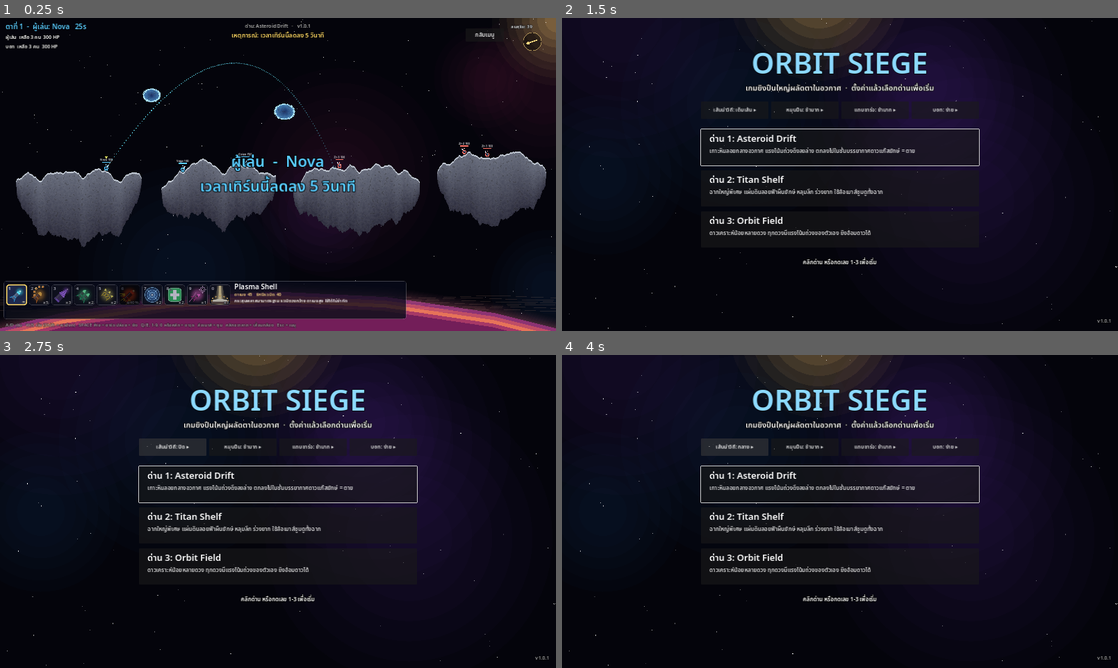
Above: before the commit, frames 1-4 (two rows, left to right).
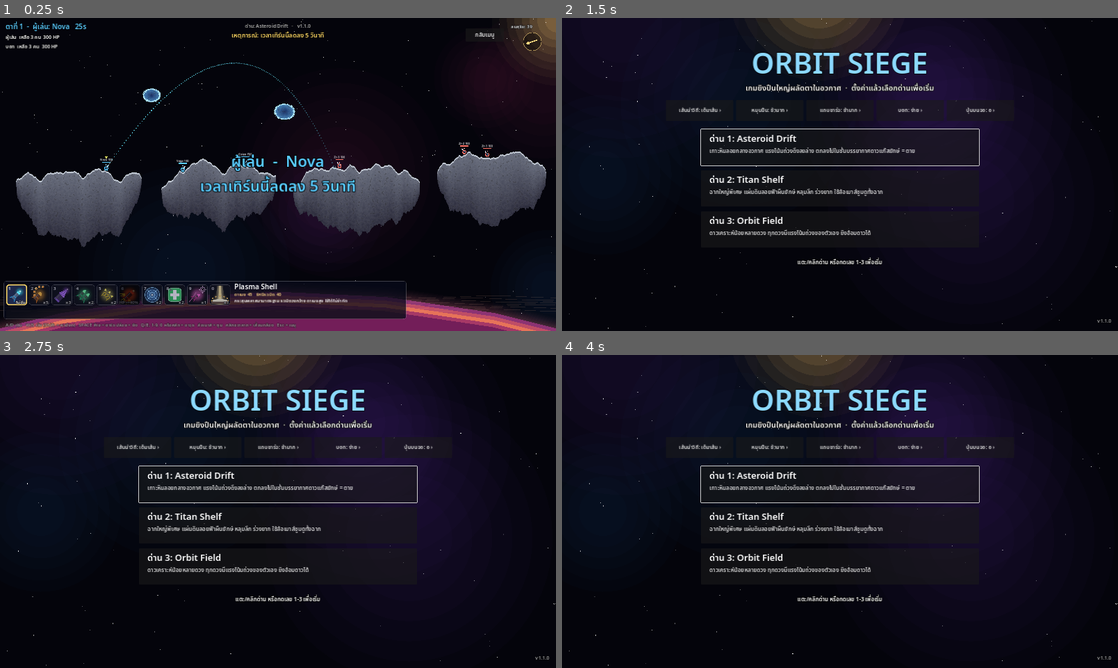
Above: after the commit, the same moments.

Repository: Pid924/OrbitSiege
Game: Godot game, scene res://scenes/main.tscn
The game is run twice, just before and just after one commit, with the same random seed, the same clock (stepped at 60 frames per second) and the same inputs. This scene is started directly instead of the project's main scene.
Inputs (mouse positions are in pixels of both pictures, inside the frame that each line leads up to):
- Up to frame 1 (0.25 s): no input
- Up to frame 2 (1.5 s): tap Enter at 0.5 s; move the mouse to (962, 158) at 0.52 s; hold D 0.53-1.25 s; hold Shift 0.53-1.25 s; click (962, 158) at 0.67 s; tap Space at 0.77, 1.07 s; tap E at 0.8 s; click "กลับเมนู" at 1.25 s
- Up to frame 3 (2.75 s): click (172, 445) at 2 s, where only the run before the commit has a clickable "เส้นนำวิถี: เต็มเส้น ▸"
- Up to frame 4 (4 s): click (734, 445) at 2.75 s, where only the run before the commit has a clickable "เส้นนำวิถี: ปิด ▸"; click (734, 445) at 3.5 s, where only the run before the commit has a clickable "เส้นนำวิถี: สั้น ▸"

The runs differ from the first frame. In frame 1, less than 0.1% of the frame differs, in the area x 2-56%, y 2-92%; in frame 2, 0.7%; in frame 3, 0.7%, in the area x 21-99%, y 26-98%; in frame 4, 0.7%.

Commit message:
1.1.0: play on mobile with touch controls
On-screen walk/aim/fire buttons, big weapon picker, touch pan and pinch zoom,
replay button, touch option and fullscreen in menu, rotate-to-landscape hint.

Co-Authored-By: Claude Opus 5.5 <noreply@anthropic.com>
Claude-Session: https://claude.ai/code/session_01Lo9zaQgDYn7BjieRUw61Dn

Diff:
--- a/project.godot
+++ b/project.godot
@@ -5,7 +5,7 @@
 
 config/name="Orbit Siege"
 config/description="Turn-based space artillery prototype."
-config/version="1.0.1"
+config/version="1.1.0"
 run/main_scene="res://scenes/menu.tscn"
 config/features=PackedStringArray("4.2", "GL Compatibility")
 
--- a/scripts/controllers/player_controller.gd
+++ b/scripts/controllers/player_controller.gd
@@ -10,6 +10,11 @@
 var unit = null
 var charging := false
 var charge := 0.0
+# Held on-screen buttons (touch UI). They feed the same commands as the keys.
+var touch_walk := 0
+var touch_aim := 0
+var touch_fire := false
+var touch_fine := false
 
 
 func setup(game_ref, team_id: int) -> void:
@@ -27,6 +32,7 @@
 	unit = null
 	charging = false
 	charge = 0.0
+	touch_fire = false
 
 
 func _physics_process(delta: float) -> void:
@@ -37,6 +43,7 @@
 		walk -= 1
 	if Input.is_physical_key_pressed(KEY_D) or Input.is_physical_key_pressed(KEY_RIGHT):
 		walk += 1
+	walk = clampi(walk + touch_walk, -1, 1)
 	if walk != 0 and not charging:
 		game.submit_command({"type": "walk", "team": team, "dir": walk})
 
@@ -45,13 +52,14 @@
 		aim -= 1.0
 	if Input.is_physical_key_pressed(KEY_S) or Input.is_physical_key_pressed(KEY_DOWN):
 		aim += 1.0
+	aim = clampf(aim + touch_aim, -1.0, 1.0)
 	if aim != 0.0:
 		var speed: float = GameSettings.AIM_OPTIONS[GameSettings.aim_speed][1]
-		if Input.is_physical_key_pressed(KEY_SHIFT):
+		if Input.is_physical_key_pressed(KEY_SHIFT) or touch_fine:
 			speed *= 0.25
 		game.submit_command({"type": "aim", "team": team, "angle": unit.aim_angle + aim * speed * delta})
 
-	if Input.is_physical_key_pressed(KEY_SPACE):
+	if Input.is_physical_key_pressed(KEY_SPACE) or touch_fire:
 		charging = true
 		charge = minf(1.0, charge + delta / GameSettings.CHARGE_OPTIONS[GameSettings.charge_speed][1])
 		game.submit_command({"type": "charge", "team": team, "value": charge})
@@ -65,19 +73,27 @@
 		return
 	if not (event is InputEventKey and event.pressed and not event.echo):
 		return
+	var step := 0
 	var index: int = game.team_weapon[team]
 	match event.physical_keycode:
 		KEY_Q:
-			index -= 1
+			step = -1
 		KEY_E, KEY_TAB:
-			index += 1
+			step = 1
 		_:
 			var n: int = 9 if event.physical_keycode == KEY_0 else event.physical_keycode - KEY_1
 			if n < 0 or n >= Weapons.LIST.size():
 				return
 			index = n
-	# Q/E skip weapons that cannot be used right now.
-	var step := 1 if event.physical_keycode in [KEY_E, KEY_TAB] else (-1 if event.physical_keycode == KEY_Q else 0)
+	cycle_weapon(step, index)
+
+
+## step -1/+1 cycles and skips weapons that cannot be used right now; step 0 picks `index`.
+func cycle_weapon(step: int, index := -1) -> void:
+	if unit == null or not game.is_turn_of(team):
+		return
+	if step != 0:
+		index = game.team_weapon[team] + step
 	for i in Weapons.LIST.size():
 		if step == 0 or game.weapon_available(team, Weapons.LIST[posmod(index, Weapons.LIST.size())]):
 			break
--- a/scripts/game/camera_rig.gd
+++ b/scripts/game/camera_rig.gd
@@ -1,5 +1,6 @@
 extends Camera2D
 ## Follows whatever the match points it at. Mouse wheel zooms, right-drag pans.
+## On touch screens one finger on empty space pans and two fingers pinch to zoom.
 
 var target := Vector2.ZERO
 var world := Rect2(0, 0, 1600, 900)
@@ -8,6 +9,8 @@
 var _dragging := false
 var _min_zoom := 0.5
 var _bias := Vector2.ZERO
+var _touches := {}  # finger index -> screen position, only fingers that started on empty space
+var _pinch_dist := 0.0
 
 
 ## `bias` shifts the view from the followed point, e.g. down so the deadly abyss stays in sight.
@@ -41,13 +44,42 @@
 	offset = Vector2(randf_range(-1, 1), randf_range(-1, 1)) * shake
 
 
+func _zoom_by(factor: float) -> void:
+	zoom = (zoom * factor).clamp(Vector2.ONE * _min_zoom, Vector2.ONE * 1.4)
+
+
 func _unhandled_input(event: InputEvent) -> void:
+	if event is InputEventScreenTouch:
+		if event.pressed:
+			_touches[event.index] = event.position
+		else:
+			_touches.erase(event.index)
+		_pinch_dist = _finger_distance()
+		return
+	if event is InputEventScreenDrag:
+		if not _touches.has(event.index):
+			return
+		_touches[event.index] = event.position
+		if _touches.size() >= 2:
+			var d := _finger_distance()
+			# Ignore fingers that almost touch: the ratio jumps wildly there.
+			if _pinch_dist > 40.0 and d > 40.0:
+				_zoom_by(clampf(d / _pinch_dist, 0.8, 1.25))
+			_pinch_dist = d
+		else:
+			_pan -= event.relative / zoom
+		return
 	if event is InputEventMouseButton:
 		if event.button_index == MOUSE_BUTTON_WHEEL_UP and event.pressed:
-			zoom = (zoom * 1.1).clamp(Vector2.ONE * _min_zoom, Vector2.ONE * 1.4)
+			_zoom_by(1.1)
 		elif event.button_index == MOUSE_BUTTON_WHEEL_DOWN and event.pressed:
-			zoom = (zoom / 1.1).clamp(Vector2.ONE * _min_zoom, Vector2.ONE * 1.4)
+			_zoom_by(1.0 / 1.1)
 		elif event.button_index == MOUSE_BUTTON_RIGHT:
 			_dragging = event.pressed
 	elif event is InputEventMouseMotion and _dragging:
 		_pan -= event.relative / zoom
+
+
+func _finger_distance() -> float:
+	var points := _touches.values()
+	return points[0].distance_to(points[1]) if points.size() >= 2 else 0.0
--- a/scripts/game/game_settings.gd
+++ b/scripts/game/game_settings.gd
@@ -24,7 +24,7 @@
 
 ## How much of the predicted flight path the human player sees, in seconds of flight.
 const GUIDE_OPTIONS := [["ปิด", 0.0], ["สั้น", 0.35], ["กลาง", 0.9], ["ยาว", 2.0], ["เต็มเส้น", 12.0]]
-const VERSION := "1.0.1"
+const VERSION := "1.1.0"
 
 ## [label, seconds to fill the charge bar] for the human player.
 const CHARGE_OPTIONS := [["ช้ามาก", 5.0], ["ช้า", 3.6], ["ปกติ", 2.6], ["เร็ว", 1.6]]
@@ -38,3 +38,14 @@
 static var bot_level := 0  # easy
 static var charge_speed := 0  # slowest
 static var aim_speed := 0  # slowest
+## On-screen touch controls: auto (touchscreen detected), always on, off.
+const TOUCH_OPTIONS := ["อัตโนมัติ", "เปิด", "ปิด"]
+static var touch_ui := 0
+
+
+static func use_touch() -> bool:
+	if touch_ui == 1 or "--touch" in OS.get_cmdline_user_args():
+		return true
+	if touch_ui == 2:
+		return false
+	return DisplayServer.is_touchscreen_available()
--- a/scripts/ui/hud.gd
+++ b/scripts/ui/hud.gd
@@ -4,6 +4,7 @@
 
 const Weapons := preload("res://scripts/sim/weapons.gd")
 const GameSettings := preload("res://scripts/game/game_settings.gd")
+const TouchControls := preload("res://scripts/ui/touch_controls.gd")
 
 const CARD_SIZE := Vector2(60, 60)
 const PANEL_WIDTH := 1160.0
@@ -24,6 +25,10 @@
 var weapon_stats: Label
 var weapon_desc: Label
 var _banner_time := 0.0
+var touch := false
+var touch_controls: Control
+var current_card: Button
+var replay_button: Button
 
 
 class WindGauge extends Control:
@@ -47,9 +52,17 @@
 	game.turn_started.connect(_on_turn_started)
 	game.game_over.connect(_on_game_over)
 	stage_label.text = "ด่าน: %s   ·   v%s" % [GameSettings.STAGES[game.stage].name, GameSettings.VERSION]
+	if touch:
+		touch_controls = TouchControls.new()
+		add_child(touch_controls)
+		move_child(touch_controls, 0)
+		var player = game.controllers[0] if not game.autoplay else null
+		touch_controls.setup(game, player)
+		touch_controls.visible = player != null
 
 
 func _ready() -> void:
+	touch = GameSettings.use_touch()
 	info = _label(Vector2(16, 10), 20)
 	teams_label = _label(Vector2(16, 44), 14)
 	stage_label = _label(Vector2(640, 12), 14)
@@ -62,7 +75,7 @@
 	event_label.add_theme_color_override("font_color", Color(1, 0.85, 0.4))
 	help = _label(Vector2(16, 872), 13)
 	help.modulate = Color(1, 1, 1, 0.6)
-	help.text = "A/D เดิน   W/S เล็ง (Shift = ละเอียด)    …(119 unchanged characters)…
+	help.text = "ปุ่มซ้าย/ขวา = เดิน   ปุ่มขึ้น/ลง = เล็ง   กดค้างปุ่มยิง = ชาร์จ ปล่อย = ยิง   แตะรูปอาวุธ = เปลี่ยน   ลากจอ = เลื่อนกล้อง   สองนิ้วถ่าง = ซูม" if touch else "A/D เดิน   W/S เล็ง (Shift = ละเอียด)    …(119 unchanged characters)…
 
 	var menu_button := Button.new()
 	menu_button.text = "กลับเมนู"
@@ -70,6 +83,10 @@
 	menu_button.size = Vector2(110, 38)
 	menu_button.focus_mode = Control.FOCUS_NONE
 	menu_button.add_theme_font_size_override("font_size", 16)
+	if touch:
+		menu_button.position = Vector2(1300, 24)
+		menu_button.size = Vector2(150, 64)
+		menu_button.add_theme_font_size_override("font_size", 22)
 	menu_button.pressed.connect(func(): game.go_to_menu())
 	add_child(menu_button)
 
@@ -90,11 +107,25 @@
 	banner.add_theme_constant_override("outline_size", 8)
 	add_child(banner)
 
+	replay_button = Button.new()
+	replay_button.text = "เล่นอีกครั้ง"
+	replay_button.position = Vector2(640, 540)
+	replay_button.size = Vector2(320, 90)
+	replay_button.focus_mode = Control.FOCUS_NONE
+	replay_button.add_theme_font_size_override("font_size", 32)
+	replay_button.visible = false
+	replay_button.pressed.connect(func(): get_tree().reload_current_scene())
+	add_child(replay_button)
+
 
 func _build_weapon_panel() -> void:
 	var panel := Panel.new()
 	panel.position = Vector2(10, 756)
 	panel.size = Vector2(PANEL_WIDTH, 110)
+	if touch:
+		# Phones: one big card for the current weapon; tapping it opens the full picker.
+		panel.position = Vector2(300, 756)
+		panel.size = Vector2(946, 110)
 	var style := StyleBoxFlat.new()
 	style.bg_color = Color(0.03, 0.04, 0.1, 0.75)
 	style.border_color = Color(1, 1, 1, 0.12)
@@ -115,6 +146,7 @@
 		card.tooltip_text = w.name
 		card.pressed.connect(_on_card_pressed.bind(i))
 		panel.add_child(card)
+		card.visible = not touch
 		var key := Label.new()
 		key.text = str((i + 1) % 10)
 		key.position = Vector2(6, 2)
@@ -134,6 +166,28 @@
 		weapon_cards.append(card)
 
 	var text_x := 8 + Weapons.LIST.size() * (CARD_SIZE.x + 5) + 6
+	if touch:
+		current_card = Button.new()
+		current_card.position = Vector2(8, 8)
+		current_card.size = Vector2(94, 94)
+		current_card.expand_icon = true
+		current_card.icon_alignment = HORIZONTAL_ALIGNMENT_CENTER
+		current_card.focus_mode = Control.FOCUS_NONE
+		current_card.add_theme_stylebox_override("normal", _card_style(true))
+		current_card.add_theme_stylebox_override("hover", _card_style(true))
+		current_card.pressed.connect(func(): touch_controls.open_picker())
+		panel.add_child(current_card)
+		var swap := Label.new()
+		swap.text = "แตะเปลี่ยน"
+		swap.position = Vector2(0, 74)
+		swap.size = Vector2(94, 18)
+		swap.horizontal_alignment = HORIZONTAL_ALIGNMENT_CENTER
+		swap.add_theme_font_size_override("font_size", 12)
+		swap.add_theme_color_override("font_outline_color", Color.BLACK)
+		swap.add_theme_constant_override("outline_size", 3)
+		swap.mouse_filter = Control.MOUSE_FILTER_IGNORE
+		current_card.add_child(swap)
+		text_x = 114
 	weapon_name = Label.new()
 	weapon_name.position = Vector2(text_x, 2)
 	weapon_name.add_theme_font_size_override("font_size", 20)
@@ -145,7 +199,7 @@
 	panel.add_child(weapon_stats)
 	weapon_desc = Label.new()
 	weapon_desc.position = Vector2(text_x, 46)
-	weapon_desc.size = Vector2(PANEL_WIDTH - text_x - 10, 40)
+	weapon_desc.size = Vector2(panel.size.x - text_x - 10, 40)
 	weapon_desc.autowrap_mode = TextServer.AUTOWRAP_WORD_SMART
 	weapon_desc.add_theme_font_size_override("font_size", 13)
 	panel.add_child(weapon_desc)
@@ -153,6 +207,9 @@
 	power_bar = ProgressBar.new()
 	power_bar.position = Vector2(8, 82)
 	power_bar.size = Vector2(PANEL_WIDTH - 16, 14)
+	if touch:
+		power_bar.position = Vector2(text_x, 86)
+		power_bar.size = Vector2(panel.size.x - text_x - 10, 16)
 	power_bar.max_value = 1.0
 	power_bar.step = 0.0
 	power_bar.show_percentage = false
@@ -189,15 +246,17 @@
 	weapon_name.text = w.name
 	weapon_stats.text = _stats_text(w)
 	weapon_desc.text = w.desc
+	if current_card:
+		current_card.icon = load(w.icon)
 	var view_team: int = 0 if not game.autoplay else game.current_team
 	for i in weapon_cards.size():
 		var id: String = Weapons.LIST[i]
 		var selected: bool = id == current
 		var left: int = game.ammo_left(view_team, id)
 		var usable: bool = game.weapon_available(view_team, id) if game.current_team == view_team else left != 0
-		ammo_labels[i].text = "∞" if left < 0 else "x%d" % left
+		ammo_labels[i].text = "ไม่อั้น" if left < 0 else "x%d" % left
 		if Weapons.get_def(id).has("hp_ratio_max") and not usable and left != 0:
-			ammo_labels[i].text = "≤40%"
+			ammo_labels[i].text = "HP<=40%"
 		weapon_cards[i].modulate = Color(1, 1, 1) if selected else (Color(0.7, 0.7, 0.75) if usable else Color(0.3, 0.3, 0.35))
 		weapon_cards[i].add_theme_stylebox_override("normal", _card_style(selected))
 		weapon_cards[i].add_theme_stylebox_override("hover", _card_style(selected, true))
@@ -209,7 +268,7 @@
 				hp += unit.hp
 		var line := "%s  เหลือ %d คน  %d HP" % [game.TEAM_NAMES[team], game.alive_count(team), hp]
 		if game.team_boost[team] > 0.0:
-			line += "   ⚡ นัดถัดไปแรงขึ้น %d%%" % int(game.team_boost[team] * 100)
+			line += "   (+) นัดถัดไปแรงขึ้น %d%%" % int(game.team_boost[team] * 100)
 		lines.append(line)
 	teams_label.text = "\n".join(lines)
 	wind_gauge.wind = game.physics.wind
@@ -266,10 +325,15 @@
 
 
 func _on_game_over(winner: int) -> void:
+	replay_button.visible = true
+	if touch_controls:
+		touch_controls.visible = false
 	if winner < 0:
 		banner.text = "เสมอ!   กด R เพื่อเล่นอีกครั้ง"
 	elif winner == 0:
 		banner.text = "ชนะแล้ว!   กด R เพื่อเล่นอีกครั้ง"
 	else:
 		banner.text = "บอทชนะ   กด R เพื่อเล่นอีกครั้ง"
+	if touch:
+		banner.text = banner.text.split("   ")[0]
 	banner.modulate = Color.WHITE
--- a/scripts/ui/menu.gd
+++ b/scripts/ui/menu.gd
@@ -8,6 +8,7 @@
 var bot_button: Button
 var charge_button: Button
 var aim_button: Button
+var touch_button: Button
 
 
 func _ready() -> void:
@@ -25,27 +26,44 @@
 	ui.add_child(title)
 	ui.add_child(_label("เกมยิงปืนใหญ่ผลัดตาในอวกาศ  ·  ตั้งค่าแล้วเลือกด่านเพื่อเริ่ม", Vector2(0, 185), 22))
 
-	guide_button = _option_button(Vector2(400, 240))
+	guide_button = _option_button(Vector2(299, 236))
 	guide_button.pressed.connect(func():
 		GameSettings.guide = (GameSettings.guide + 1) % GameSettings.GUIDE_OPTIONS.size()
 		_refresh_options())
 	ui.add_child(guide_button)
-	aim_button = _option_button(Vector2(602, 240))
+	aim_button = _option_button(Vector2(501, 236))
 	aim_button.pressed.connect(func():
 		GameSettings.aim_speed = (GameSettings.aim_speed + 1) % GameSettings.AIM_OPTIONS.size()
 		_refresh_options())
 	ui.add_child(aim_button)
-	charge_button = _option_button(Vector2(804, 240))
+	charge_button = _option_button(Vector2(703, 236))
 	charge_button.pressed.connect(func():
 		GameSettings.charge_speed = (GameSettings.charge_speed + 1) % GameSettings.CHARGE_OPTIONS.size()
 		_refresh_options())
 	ui.add_child(charge_button)
-	bot_button = _option_button(Vector2(1006, 240))
+	bot_button = _option_button(Vector2(905, 236))
 	bot_button.pressed.connect(func():
 		GameSettings.bot_level = (GameSettings.bot_level + 1) % GameSettings.BOT_LEVELS.size()
 		_refresh_options())
 	ui.add_child(bot_button)
+	touch_button = _option_button(Vector2(1107, 236))
+	touch_button.pressed.connect(func():
+		GameSettings.touch_ui = (GameSettings.touch_ui + 1) % GameSettings.TOUCH_OPTIONS.size()
+		_refresh_options())
+	ui.add_child(touch_button)
 	_refresh_options()
+
+	if OS.has_feature("web"):
+		# Phones: full screen hides the browser bars; Android also locks to landscape.
+		var full := Button.new()
+		full.text = "เต็มจอ"
+		full.position = Vector2(1400, 24)
+		full.size = Vector2(176, 60)
+		full.focus_mode = Control.FOCUS_NONE
+		full.add_theme_font_size_override("font_size", 22)
+		full.pressed.connect(func():
+			JavaScriptBridge.eval("(function(){var d=document.documentElement;var p=d.requestFullscreen?d.requestFullscreen():(d.webkitRequestFullscreen?d.webkitRequestFullscreen():null);if(p&&p.then){p.then(function(){if(screen.orientation&&screen.orientation.lock){screen.orientation.lock('landscape').catch(function(){});}}).catch(function(){});}})()", true))
+		ui.add_child(full)
 
 	for i in GameSettings.STAGE_ORDER.size():
 		var id: String = GameSettings.STAGE_ORDER[i]
@@ -72,7 +90,7 @@
 		ui.add_child(b)
 		if i == 0:
 			b.grab_focus()
-	ui.add_child(_label("คลิกด่าน หรือกดเลข 1-%d เพื่อเริ่ม" % GameSettings.STAGE_ORDER.size(), Vector2(0, 690), 16))
+	ui.add_child(_label("แตะ/คลิกด่าน หรือกดเลข 1-%d เพื่อเริ่ม" % GameSettings.STAGE_ORDER.size(), Vector2(0, 690), 16))
 	var version := _label("v%s" % GameSettings.VERSION, Vector2(0, 860), 14)
 	version.horizontal_alignment = HORIZONTAL_ALIGNMENT_RIGHT
 	version.size.x = 1580
@@ -83,17 +101,18 @@
 func _option_button(pos: Vector2) -> Button:
 	var b := Button.new()
 	b.position = pos
-	b.size = Vector2(194, 50)
+	b.size = Vector2(194, 60)
 	b.focus_mode = Control.FOCUS_NONE
 	b.add_theme_font_size_override("font_size", 15)
 	return b
 
 
 func _refresh_options() -> void:
-	guide_button.text = "เส้นนำวิถี: %s ▸" % GameSettings.GUIDE_OPTIONS[GameSettings.guide][0]
-	aim_button.text = "หมุนปืน: %s ▸" % GameSettings.AIM_OPTIONS[GameSettings.aim_speed][0]
-	charge_button.text = "แถบชาร์จ: %s ▸" % GameSettings.CHARGE_OPTIONS[GameSettings.charge_speed][0]
-	bot_button.text = "บอท: %s ▸" % GameSettings.BOT_LEVELS[GameSettings.bot_level][0]
+	guide_button.text = "เส้นนำวิถี: %s ›" % GameSettings.GUIDE_OPTIONS[GameSettings.guide][0]
+	aim_button.text = "หมุนปืน: %s ›" % GameSettings.AIM_OPTIONS[GameSettings.aim_speed][0]
+	charge_button.text = "แถบชาร์จ: %s ›" % GameSettings.CHARGE_OPTIONS[GameSettings.charge_speed][0]
+	bot_button.text = "บอท: %s ›" % GameSettings.BOT_LEVELS[GameSettings.bot_level][0]
+	touch_button.text = "ปุ่มบนจอ: %s ›" % GameSettings.TOUCH_OPTIONS[GameSettings.touch_ui][0]
 
 
 func _label(text: String, pos: Vector2, font_size: int) -> Label:
--- /dev/null
+++ b/scripts/ui/touch_controls.gd
@@ -0,0 +1,181 @@
+extends Control
+## On-screen buttons for phones and tablets. Holding a button sets the same state the keys
+## would, on the local PlayerController, so every action still goes through match commands.
+
+const Weapons := preload("res://scripts/sim/weapons.gd")
+
+var game
+var player  # PlayerController of the local team, or null in autoplay
+var picker: Control
+var picker_cards: Array = []
+var picker_ammo: Array = []
+var fine_button: Button
+var held := 0  # how many on-screen buttons are held
+
+
+## A drawn triangle, because the bundled fonts have no arrow glyphs.
+class Arrow extends Control:
+	var dir := Vector2.RIGHT
+
+	func _draw() -> void:
+		var c := size / 2.0
+		var r := minf(size.x, size.y) * 0.26
+		var side := dir.orthogonal()
+		draw_colored_polygon(PackedVector2Array([c + dir * r, c - dir * r * 0.7 + side * r, c - dir * r * 0.7 - side * r]), Color(1, 1, 1, 0.9))
+
+
+func setup(game_ref, player_ref) -> void:
+	game = game_ref
+	player = player_ref
+	size = Vector2(1600, 900)
+	mouse_filter = Control.MOUSE_FILTER_IGNORE
+
+	_arrow_button(Vector2.LEFT, Vector2(24, 742), Vector2(124, 124), func(on): player.touch_walk = -1 if on else 0)
+	_arrow_button(Vector2.RIGHT, Vector2(160, 742), Vector2(124, 124), func(on): player.touch_walk = 1 if on else 0)
+	_arrow_button(Vector2.UP, Vector2(1262, 612), Vector2(120, 116), func(on): player.touch_aim = -1 if on else 0)
+	_arrow_button(Vector2.DOWN, Vector2(1262, 750), Vector2(120, 116), func(on): player.touch_aim = 1 if on else 0)
+	var fire := _hold_button("ยิง", Vector2(1396, 684), Vector2(180, 180), func(on): player.touch_fire = on)
+	fire.add_theme_font_size_override("font_size", 40)
+	fire.add_theme_stylebox_override("normal", _style(Color(0.55, 0.16, 0.12, 0.8), 60))
+	fire.add_theme_stylebox_override("pressed", _style(Color(0.85, 0.3, 0.15, 0.9), 60))
+	fire.add_theme_stylebox_override("hover", _style(Color(0.55, 0.16, 0.12, 0.8), 60))
+
+	fine_button = Button.new()
+	fine_button.text = "เล็งละเอียด"
+	fine_button.toggle_mode = true
+	fine_button.position = Vector2(1396, 612)
+	fine_button.size = Vector2(180, 60)
+	fine_button.focus_mode = Control.FOCUS_NONE
+	fine_button.add_theme_font_size_override("font_size", 20)
+	fine_button.add_theme_stylebox_override("normal", _style(Color(0.08, 0.1, 0.2, 0.7), 12))
+	fine_button.add_theme_stylebox_override("hover", _style(Color(0.08, 0.1, 0.2, 0.7), 12))
+	fine_button.add_theme_stylebox_override("pressed", _style(Color(0.2, 0.35, 0.6, 0.9), 12))
+	fine_button.toggled.connect(func(on): player.touch_fine = on)
+	add_child(fine_button)
+
+	_build_picker()
+
+
+func _arrow_button(dir: Vector2, pos: Vector2, button_size: Vector2, on_change: Callable) -> Button:
+	var b := _hold_button("", pos, button_size, on_change)
+	var arrow := Arrow.new()
+	arrow.dir = dir
+	arrow.size = button_size
+	arrow.mouse_filter = Control.MOUSE_FILTER_IGNORE
+	b.add_child(arrow)
+	return b
+
+
+func _hold_button(text: String, pos: Vector2, button_size: Vector2, on_change: Callable) -> Button:
+	var b := Button.new()
+	b.text = text
+	b.position = pos
+	b.size = button_size
+	b.focus_mode = Control.FOCUS_NONE
+	b.add_theme_font_size_override("font_size", 44)
+	b.add_theme_stylebox_override("normal", _style(Color(0.08, 0.1, 0.2, 0.6), 18))
+	b.add_theme_stylebox_override("hover", _style(Color(0.08, 0.1, 0.2, 0.6), 18))
+	b.add_theme_stylebox_override("pressed", _style(Color(0.25, 0.4, 0.7, 0.85), 18))
+	b.button_down.connect(func():
+		held += 1
+		if player:
+			on_change.call(true))
+	b.button_up.connect(func():
+		held = maxi(0, held - 1)
+		if player:
+			on_change.call(false))
+	add_child(b)
+	return b
+
+
+func _style(color: Color, radius: int) -> StyleBoxFlat:
+	var s := StyleBoxFlat.new()
+	s.bg_color = color
+	s.border_color = Color(1, 1, 1, 0.25)
+	s.set_border_width_all(2)
+	s.set_corner_radius_all(radius)
+	return s
+
+
+## Full-screen weapon grid with names, big enough to tap.
+func _build_picker() -> void:
+	picker = ColorRect.new()
+	picker.color = Color(0, 0, 0, 0.6)
+	picker.size = Vector2(1600, 900)
+	picker.visible = false
+	picker.gui_input.connect(func(e):
+		if e is InputEventMouseButton and e.pressed:
+			picker.visible = false)
+	add_child(picker)
+
+	var title := Label.new()
+	title.text = "เลือกอาวุธ  (แตะที่ว่างเพื่อปิด)"
+	title.position = Vector2(0, 150)
+	title.size = Vector2(1600, 40)
+	title.horizontal_alignment = HORIZONTAL_ALIGNMENT_CENTER
+	title.add_theme_font_size_override("font_size", 28)
+	picker.add_child(title)
+
+	var card_size := Vector2(190, 200)
+	for i in Weapons.LIST.size():
+		var w := Weapons.get_def(Weapons.LIST[i])
+		var b := Button.new()
+		b.position = Vector2(305 + (i % 5) * (card_size.x + 8), 210 + (i / 5) * (card_size.y + 12))
+		b.size = card_size
+		b.focus_mode = Control.FOCUS_NONE
+		b.pressed.connect(_pick.bind(i))
+		var icon := TextureRect.new()
+		icon.texture = load(w.icon)
+		icon.expand_mode = TextureRect.EXPAND_IGNORE_SIZE
+		icon.stretch_mode = TextureRect.STRETCH_KEEP_ASPECT_CENTERED
+		icon.position = Vector2(40, 12)
+		icon.size = Vector2(110, 110)
+		icon.mouse_filter = Control.MOUSE_FILTER_IGNORE
+		b.add_child(icon)
+		var name_label := Label.new()
+		name_label.text = w.name
+		name_label.position = Vector2(4, 126)
+		name_label.size = Vector2(card_size.x - 8, 30)
+		name_label.horizontal_alignment = HORIZONTAL_ALIGNMENT_CENTER
+		name_label.add_theme_font_size_override("font_size", 20)
+		name_label.mouse_filter = Control.MOUSE_FILTER_IGNORE
+		b.add_child(name_label)
+		var ammo := Label.new()
+		ammo.position = Vector2(4, 160)
+		ammo.size = Vector2(card_size.x - 8, 30)
+		ammo.horizontal_alignment = HORIZONTAL_ALIGNMENT_CENTER
+		ammo.add_theme_font_size_override("font_size", 18)
+		ammo.modulate = Color(1, 0.85, 0.5)
+		ammo.mouse_filter = Control.MOUSE_FILTER_IGNORE
+		b.add_child(ammo)
+		picker.add_child(b)
+		picker_cards.append(b)
+		picker_ammo.append(ammo)
+
+
+func open_picker() -> void:
+	if player == null or not game.is_turn_of(player.team):
+		return
+	for i in picker_cards.size():
+		var id: String = Weapons.LIST[i]
+		var left: int = game.ammo_left(player.team, id)
+		var usable: bool = game.weapon_available(player.team, id)
+		picker_ammo[i].text = "ไม่จำกัด" if left < 0 else "เหลือ %d" % left
+		if Weapons.get_def(id).has("hp_ratio_max") and not usable and left != 0:
+			picker_ammo[i].text = "ใช้ได้เมื่อ HP ไม่เกิน 40%"
+		picker_cards[i].modulate = Color.WHITE if usable else Color(0.4, 0.4, 0.45)
+	picker.visible = true
+
+
+func _pick(index: int) -> void:
+	picker.visible = false
+	if player:
+		player.cycle_weapon(0, index)
+
+
+func _process(_delta: float) -> void:
+	# Release held buttons when the turn passes, so nothing keeps walking or charging.
+	if player and not game.is_turn_of(player.team):
+		picker.visible = false
+		if fine_button.button_pressed:
+			fine_button.button_pressed = false
Not shown, changed: export_presets.cfg
Not shown, changed: CHANGELOG.md
Not shown, changed: docs/index.pck
